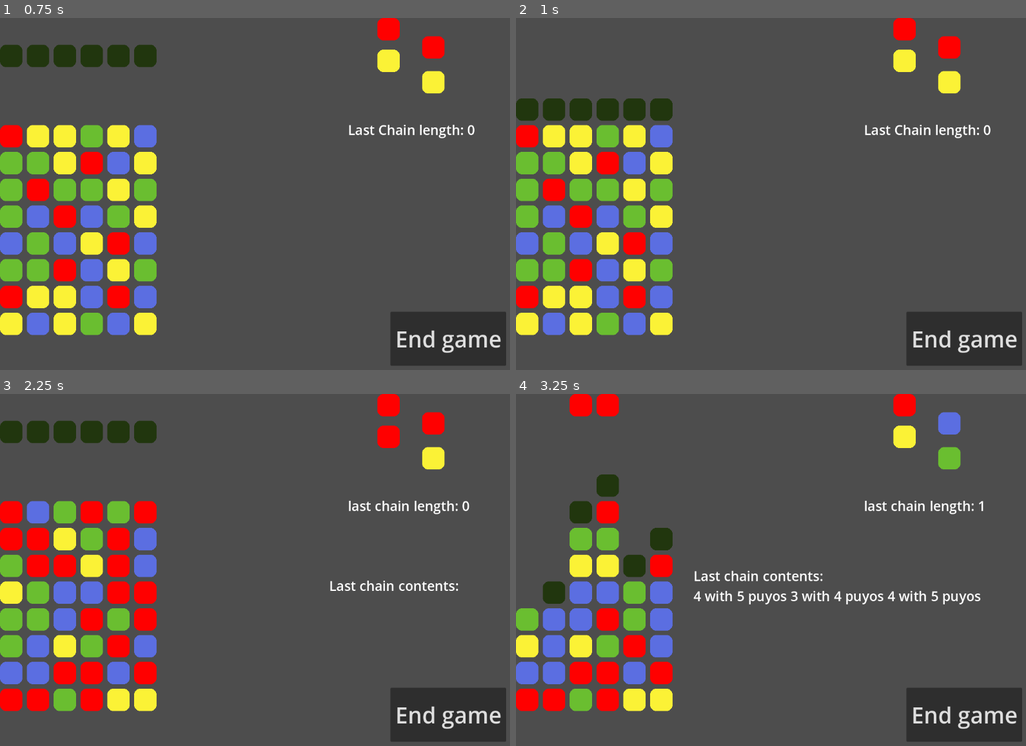
Above: before the commit, frames 1-4 (two rows, left to right).
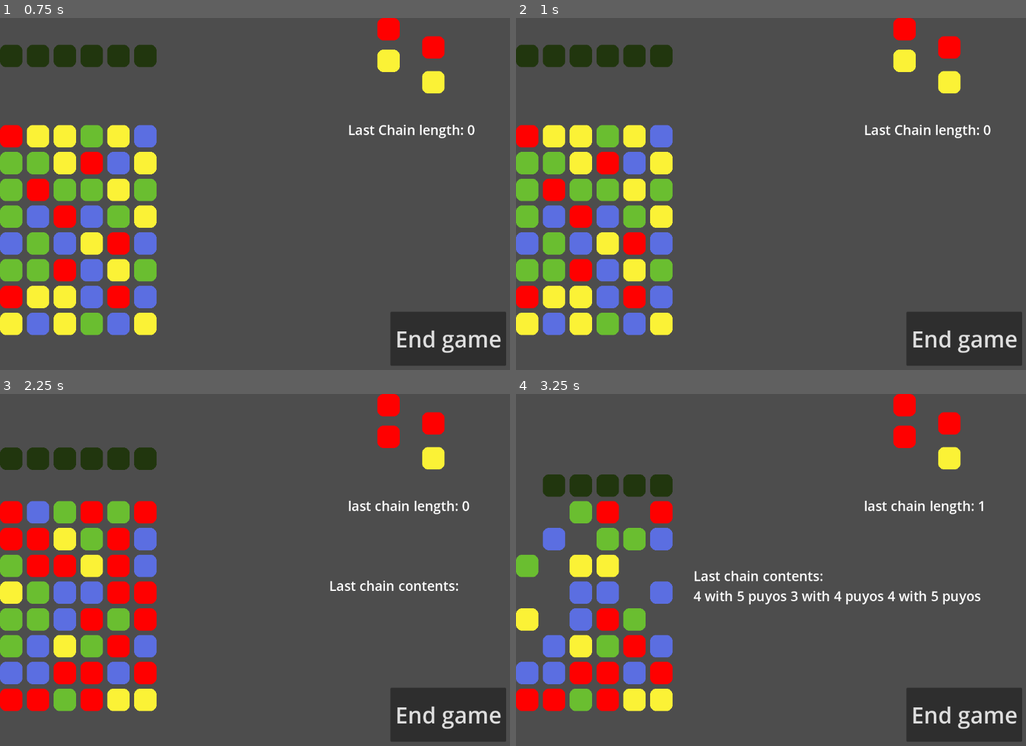
Above: after the commit, the same moments.

Repository: MarGamaDev/PuyoPuyoLike
Game: Godot game, scene res://Scenes/game_manager.tscn
The game is run twice, just before and just after one commit, with the same random seed, the same clock (stepped at 60 frames per second) and the same inputs. This scene is started directly instead of the project's main scene.
Inputs:
- Up to frame 1 (0.75 s): click "start" at 0.5 s
- Up to frame 2 (1 s): no input
- Up to frame 3 (2.25 s): click "End game" at 1.25 s; click "start" at 2 s
- Up to frame 4 (3.25 s): hold D (puyo_right) from 2.78 s (still down); tap 1 (TESTING_player_spawn) at 2.85 s

Frame 1 is identical in both runs. In frame 2, 3.1% of the frame differs, in the area x 0-31%, y 7-30%; in frame 3, 3.1%; in frame 4, 6.4%, in the area x 0-88%, y 0-75%.

Commit message:
puyo is still kinda broken but dont feel like working on it right now

Diff:
--- a/Scenes/game_manager.tscn
+++ b/Scenes/game_manager.tscn
@@ -1,6 +1,6 @@
 [gd_scene load_steps=3 format=3 uid="uid://buetvmo3m42v5"]
 
-[ext_resource type="Script" uid="uid://bhx6thphvfolw" path="res://Scripts/game_manager.gd" id="1_oj352"]
+[ext_resource type="Script" uid="uid://bhx6thphvfolw" path="res://scripts/game_manager.gd" id="1_oj352"]
 [ext_resource type="PackedScene" uid="uid://cbaajsmksk4lh" path="res://Scenes/grid_manager.tscn" id="2_e5fcp"]
 
 [node name="GameManager" type="Node2D"]
--- a/Scenes/grid_manager.tscn
+++ b/Scenes/grid_manager.tscn
@@ -1,6 +1,6 @@
 [gd_scene load_steps=3 format=3 uid="uid://cbaajsmksk4lh"]
 
-[ext_resource type="Script" uid="uid://deiih0eoqrj08" path="res://Scripts/grid_manager.gd" id="1_uowjv"]
+[ext_resource type="Script" uid="uid://deiih0eoqrj08" path="res://scripts/grid_manager.gd" id="1_uowjv"]
 [ext_resource type="PackedScene" uid="uid://cqw1jv0baovrt" path="res://Scenes/puyo.tscn" id="2_4xyke"]
 
 [node name="GridManager" type="Node2D"]
--- a/Scenes/grid_node.tscn
+++ b/Scenes/grid_node.tscn
@@ -1,6 +1,6 @@
 [gd_scene load_steps=3 format=3 uid="uid://cd7coiq05y0xu"]
 
-[ext_resource type="Script" uid="uid://nuxppdlkdqbf" path="res://Scripts/grid_node.gd" id="1_cvftl"]
+[ext_resource type="Script" uid="uid://nuxppdlkdqbf" path="res://scripts/grid_node.gd" id="1_cvftl"]
 [ext_resource type="Texture2D" uid="uid://hvooavpam6hd" path="res://Placeholder Art/puyo_out_of_bounds.png" id="2_4akab"]
 
 [node name="GridNode" type="Node2D"]
--- a/Scenes/puyo.tscn
+++ b/Scenes/puyo.tscn
@@ -1,6 +1,6 @@
 [gd_scene load_steps=9 format=3 uid="uid://cqw1jv0baovrt"]
 
-[ext_resource type="Script" uid="uid://dub4mt75gbejk" path="res://Scripts/puyo.gd" id="1_jkgo8"]
+[ext_resource type="Script" uid="uid://dub4mt75gbejk" path="res://scripts/puyo.gd" id="1_jkgo8"]
 [ext_resource type="Texture2D" uid="uid://hvooavpam6hd" path="res://Placeholder Art/puyo_out_of_bounds.png" id="2_2smv1"]
 [ext_resource type="Texture2D" uid="uid://b480cnlhxsl2q" path="res://Placeholder Art/puyo_blue.png" id="2_fnkyh"]
 [ext_resource type="Texture2D" uid="uid://cout30nmga87f" path="res://Placeholder Art/puyo_junk.png" id="2_ua2oy"]
--- a/scripts/grid_manager.gd
+++ b/scripts/grid_manager.gd
@@ -3,6 +3,7 @@
 signal board_check_delay
 signal life_loss
 signal chain_pop(type : Array, chain_length)
+signal down_check_finished
 
 #loading the grid nodes to instantiate them
 @onready var grid_node_scene = load("res://Scenes/grid_node.tscn")
@@ -56,10 +57,9 @@
 	fill_grid(test_fill_height) ##remove when finishing with testing
 	fill_puyo_queue()
 	await get_tree().create_timer(0.7).timeout
-	#calling this initiates a board check and allows chaining
-	check_board(get_grouped_puyos())
-	await board_check_delay
-	player_test_create_flag = true
+	grid_state_check()
+	#await board_check_delay
+	#player_test_create_flag = true
 
 func end_game():
 	#resetting grid
@@ -122,8 +122,6 @@
 		node_to_fill.set_puyo(puyo)
 		node_to_fill.set_type(Puyo.PUYO_TYPE.JUNK)
 
-	down_tick()
-
 #initialises the grid and gives all of the nodes their neighbours
 func initialize_grid():
 	#fill the array with empty gridnodes
@@ -172,11 +170,11 @@
 
 #state machine for grid updating.  called whenever a puyo is placed
 func grid_state_check():
-	await down_tick()
-	var puyo_groups = get_grouped_puyos()
+	down_tick()
+	await down_check_finished
+	var puyo_groups = await get_grouped_puyos()
 	if puyo_groups.size() > 0:
 		await check_board(puyo_groups)
-		await down_tick()
 		await grid_state_check()
 	else:
 		create_player_puyo()
@@ -194,6 +192,7 @@
 func get_grouped_puyos() -> Array:
 	#down tick should always be called first to make sure board is in a valid state
 	down_tick()
+	await down_check_finished
 	#any groups of 4+ blocks get
 	var groups : Array = Array()
 	#go through every node in the grid
@@ -228,21 +227,29 @@
 
 #called when a tick for gravity needs to be checked, callls itself if it changed anything
 func down_tick() -> bool:
+	var to_move : Array = []
 	#sets a check to see if anything changed, if it hasn't changed it should stay false
 	var check = false
 	await get_tree().create_timer(down_tick_speed).timeout
 	#loops through all puyos, but from bottom up
-	for i in range(0, grid_width):
+	for i in range(grid_height - 2, -1, -1):
 		#starts with one above bottom
-		for j in range(0, grid_height - 1):
+		for j in range(grid_width - 1, -1, -1):
 			#if the space below is empty
-			if !(grid[i][j + 1].is_holding_puyo) and grid[i][j].is_holding_puyo:
-				#set check to false and move down
-				move_puyo(grid[i][j], grid[i][j+1])
+			if !(grid[j][i + 1].is_holding_puyo) and grid[j][i].is_holding_puyo:
 				check = true
+				player_create_flag = false
+				to_move.append([grid[j][i], grid[j][i+1]])
+
+	for i : Array in to_move:
+		move_puyo(i[0], i[1])
+
 	if check:
 		#await get_tree().create_timer(down_tick_speed).timeout
 		down_tick()
+	else:
+		player_create_flag = true
+		down_check_finished.emit()
 	return check
 
 func check_node(node_to_check: GridNode, node_group: Array, puyo_type:= Puyo.PUYO_TYPE.UNDEFINED) -> Array:
@@ -300,11 +307,13 @@
 		chain_length += 1
 		chain_pop.emit(puyos_to_pop, chain_length)
 		pop_puyos(puyos_to_pop)
-		var down_check = true
-		while down_check:
-			down_check = await down_tick()
+		#var down_check = true
+		#while down_check:
+			#down_check = await down_tick()
+		down_tick()
+		await down_check_finished
 		await get_tree().create_timer(0.3).timeout
-		check_board(get_grouped_puyos())
+		check_board(await get_grouped_puyos())
 		return true
 
 #creates player puyo
@@ -366,8 +375,7 @@
 			node_to_fill.set_puyo(new_puyo)
 			player_puyos[i].queue_free()
 		player_puyos.clear()
-		down_tick()
-		await get_tree().create_timer(0.2).timeout
+		await down_tick()
 		grid_state_check()
 
 func player_rotate():
